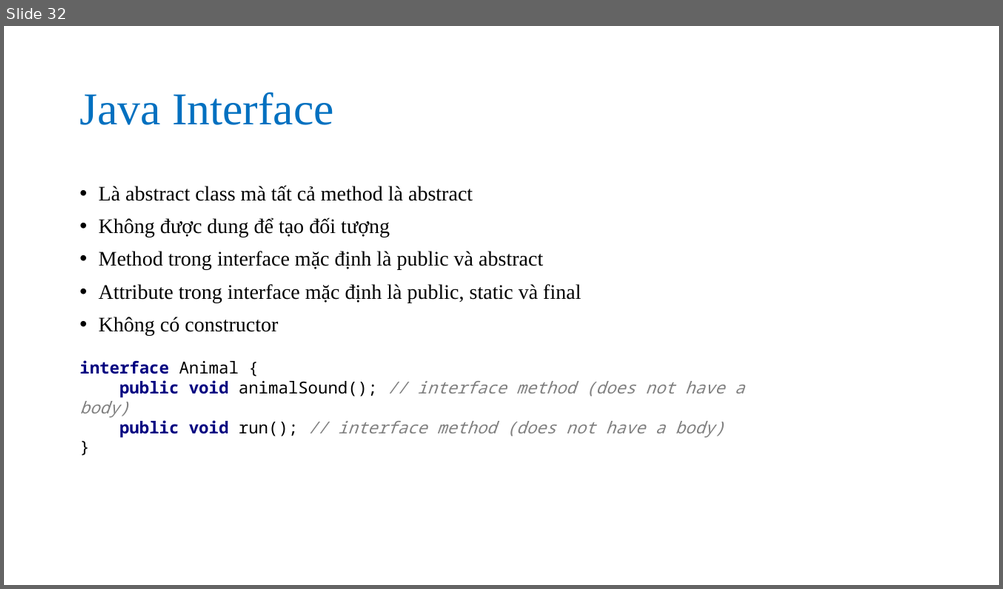
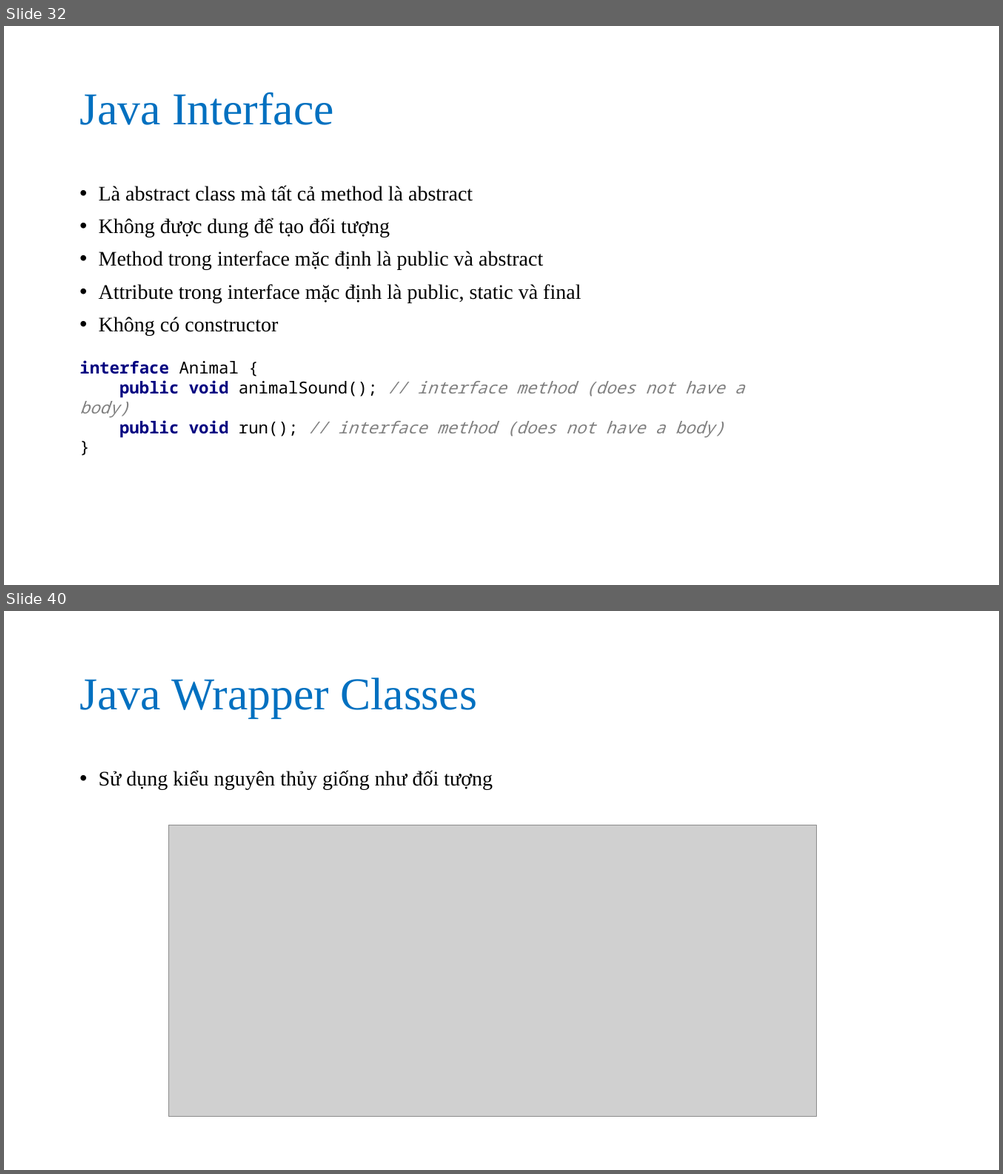
Before and after one commit to nguyenvanson332000/19jsp06, a slide deck: slides/java_core/java_oop.pptx. Shown one above the other, each under a label of ours: slide 32 before the commit, slides 32 and 40 after it; the slides between them are not shown. The pictures are 1003x589 and 1003x1174 pixels, drawn with LibreOffice and Linux fonts; fonts in the diff are those of the drawing; grey boxes stand for pictures. Boxes give left, top, right and bottom in pixels: in the first picture for what was removed or moved away, otherwise in the second. Text is boxed around its words. In the diff, an @@ line names an element or a change of style, - is before the commit and + after.

Commit message:
Java oop 3

```diff
--- a/slides/java_core/java_oop.pptx
+++ b/slides/java_core/java_oop.pptx
@@ slide 40 added at (4,611,999,1170), background #FFFFFF @@
@@ title added at (79,678,478,718), 44 pt, text #0070C0 @@
+Java Wrapper Classes
@@ text added at (99,770,492,790), 20 pt, text #000000 @@
+• Sử dụng kiểu nguyên thủy giống như đối tượng
@@ picture added at (169,825,817,1117) @@
```
Also in this commit, not shown: 9 other slides added, 1 other file.
